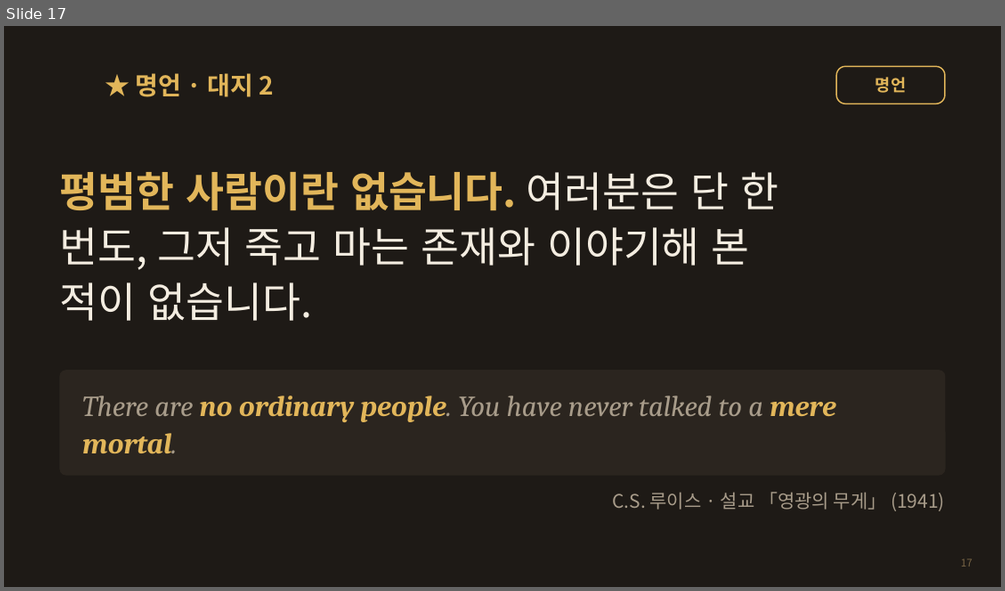
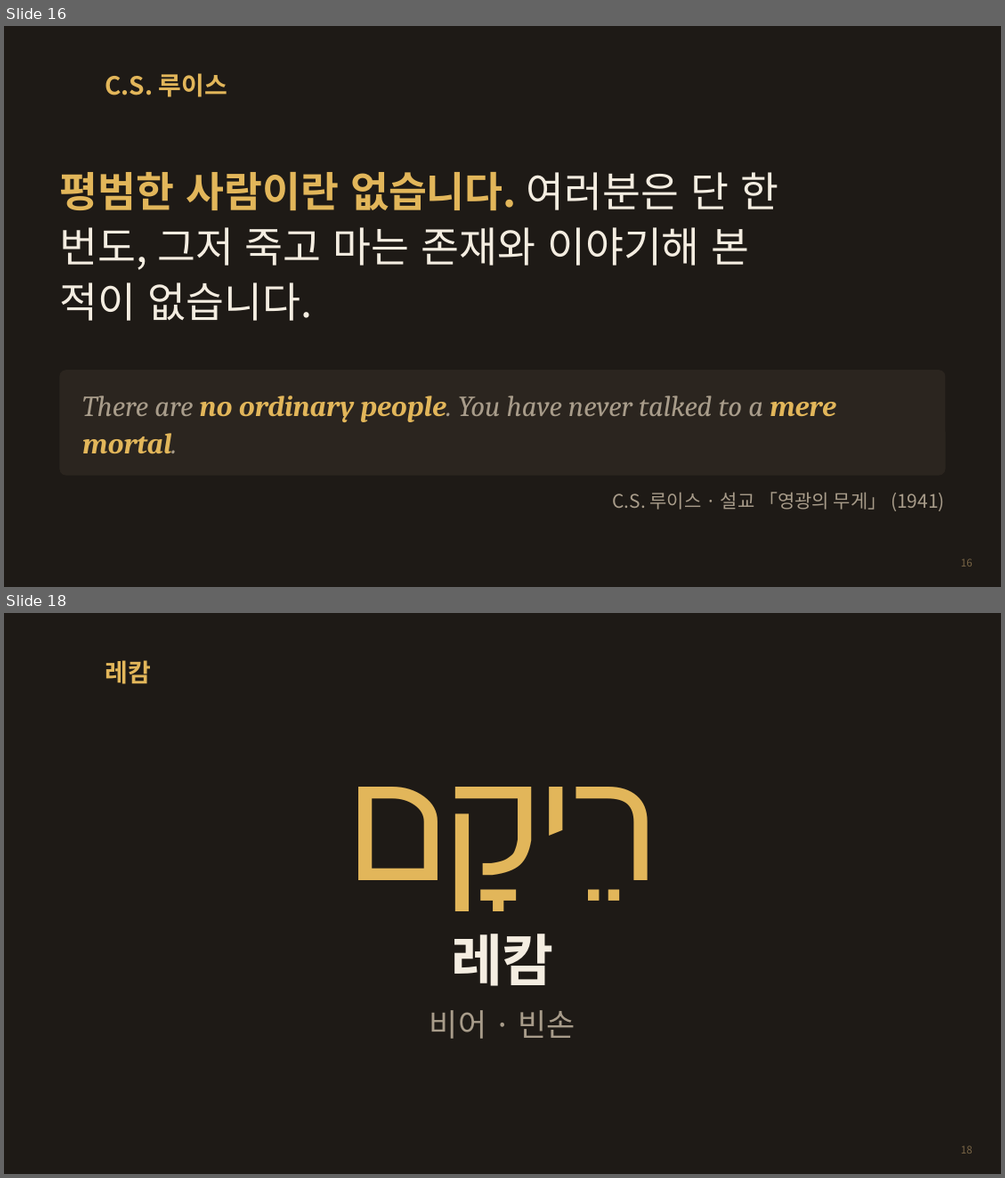
Before and after one commit to chleesarang/cys-terminal-javis, a slide deck: docs/sermons/ruth-naomi-hapdok.pptx. Shown one above the other, each under a label of ours: slide 17 before the commit, slides 16 and 18 after it; the slides between them are not shown. The pictures are 1005x591 and 1005x1178 pixels, drawn with LibreOffice and Linux fonts; fonts in the diff are those of the drawing; background and template pictures are left out. Boxes give left, top, right and bottom in pixels: in the first picture for what was removed or moved away, otherwise in the second. Text is boxed around its words. In the diff, an @@ line names an element or a change of style, - is before the commit and + after.

```diff
--- a/docs/sermons/ruth-naomi-hapdok.pptx
+++ b/docs/sermons/ruth-naomi-hapdok.pptx
@@ slide 18 added at bbox=[4, 613, 1001, 1174], background #1E1A16 @@
@@ title added at bbox=[105, 660, 151, 684], 24 pt, text #E2B65A, bold @@
+레캄
@@ text added at bbox=[60, 722, 945, 916], 150 pt, text #E2B65A @@
+רֵיקָם
@@ text added at bbox=[451, 933, 554, 986], 54 pt, text #F4EDE1, bold @@
+레캄
@@ text added at bbox=[429, 1010, 575, 1038], 30 pt, text #A89C8A @@
+비어 · 빈손
@@ page number added at bbox=[961, 1145, 972, 1153], 10 pt, text #7A6646 @@
+18
@@ what was slide 17 is now slide 16 @@
@@ slide 16 changed as well @@
@@ title added at bbox=[105, 73, 227, 97], 24 pt, text #E2B65A, bold @@
+C.S. 루이스
@@ title removed at bbox=[136, 73, 274, 97] @@
-★ 명언 · 대지 2
@@ rounded rectangle removed at bbox=[836, 66, 945, 103] @@
-명언
@@ page number at bbox=[961, 558, 972, 566]: text changed @@
-17
+16
```
Also in this commit, not shown: 37 other slides changed, 6 other slides added, 2 slides removed, 2 other files.
